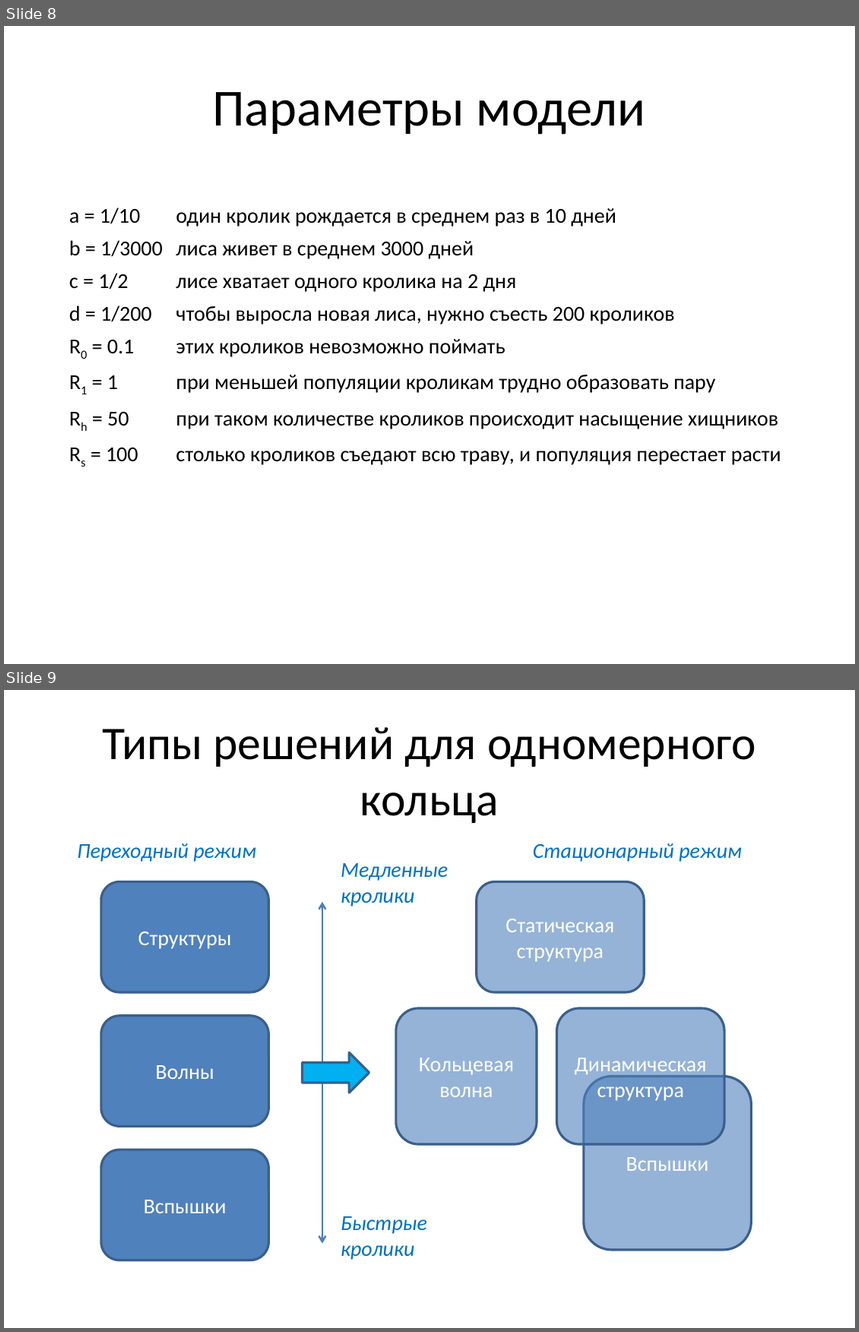
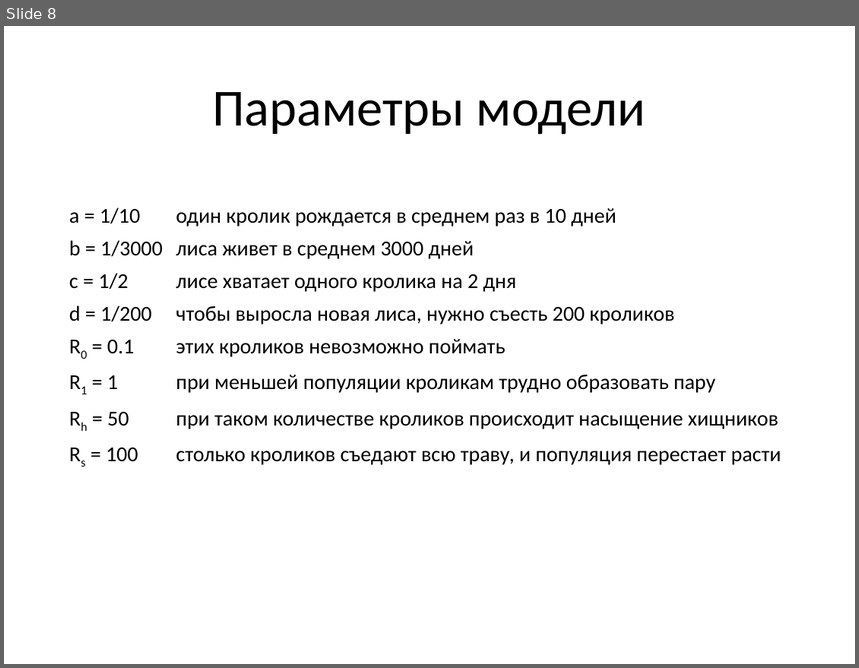
Before and after one commit to olegv142/rabbits, a slide deck: rabbit-foxes.pptx. Shown one above the other, each under a label of ours: slides 8 and 9 before the commit, slide 8 after it. The pictures are 859x1332 and 859x668 pixels, drawn with LibreOffice and Linux fonts; fonts in the diff are those of the drawing. Boxes give left, top, right and bottom in pixels: in the first picture for what was removed or moved away, otherwise in the second. Text is boxed around its words. In the diff, an @@ line names an element or a change of style, - is before the commit and + after.

```diff
--- a/rabbit-foxes.pptx
+++ b/rabbit-foxes.pptx
@@ slide 9 removed at [4, 690, 855, 1328], background #FFFFFF @@
@@ title removed at [103, 727, 756, 823] @@
-Типы решений для одномерного кольца
@@ text removed at [77, 844, 256, 862] @@
-Переходный режим
@@ text removed at [533, 844, 742, 862] @@
-Стационарный режим
@@ text removed at [341, 863, 448, 907] @@
-Медленные кролики
@@ rounded rectangle removed at [101, 882, 268, 992] @@
-Структуры
@@ rounded rectangle removed at [477, 882, 644, 992] @@
-Статическая
-структура
@@ double arrow removed from (322, 902) to (322, 1244) @@
@@ rounded rectangle removed at [396, 1008, 537, 1144] @@
-Кольцевая
-волна
@@ rounded rectangle removed at [557, 1008, 725, 1144] @@
-Динамическая
-структура
@@ rounded rectangle removed at [101, 1016, 268, 1127] @@
-Волны
@@ right arrow removed at [302, 1053, 369, 1093] @@
@@ rounded rectangle removed at [584, 1076, 751, 1250] @@
-Вспышки
@@ rounded rectangle removed at [101, 1150, 268, 1260] @@
-Вспышки
@@ text removed at [341, 1217, 427, 1260] @@
-Быстрые кролики
```
Also in this commit, not shown: 7 slides added, 3 other files.
